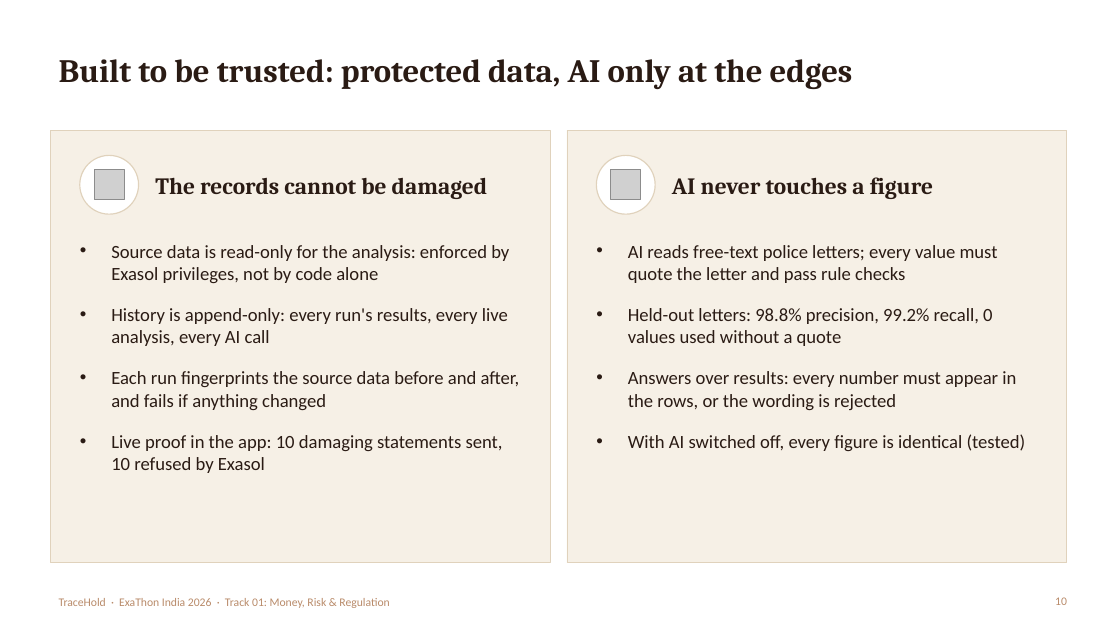
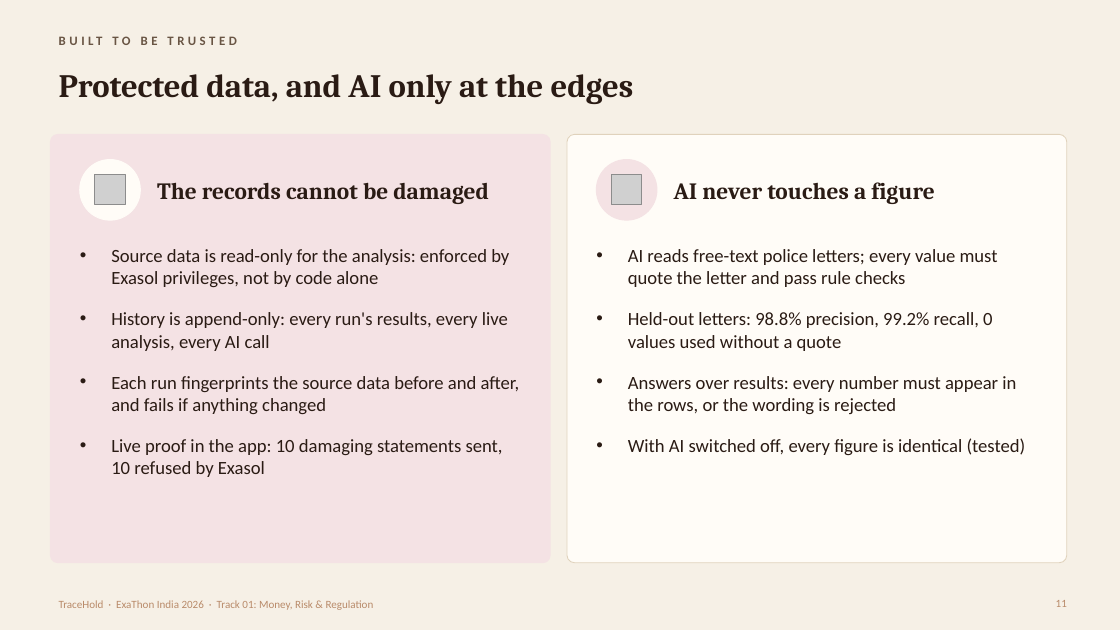
Before and after one commit to lisamehta0791/TraceHold, a slide deck: slide 11 of docs/TraceHold-Pitch-Deck.pptx (slide 10 before the commit). Drawn at 1120x630 pixels with LibreOffice and Linux fonts; fonts in the diff are those of the drawing; grey boxes stand for pictures. Boxes give left, top, right and bottom in pixels: in the first picture for what was removed or moved away, otherwise in the second. Text is boxed around its words. In the diff, an @@ line names an element or a change of style, - is before the commit and + after.

```diff
--- a/docs/TraceHold-Pitch-Deck.pptx
+++ b/docs/TraceHold-Pitch-Deck.pptx
@@ background #FFFFFF to #F6F0E6 @@
@@ text added at (x1=112, y1=36, x2=388, y2=199), 11 pt, text #695544, bold @@
+BUILT TO BE TRUSTED
@@ title at (x1=59, y1=74, x2=634, y2=104): text changed @@
-Built to be trusted: protected data, AI only at the edges
+Protected data, and AI only at the edges
@@ rectangle removed at (x1=50, y1=130, x2=550, y2=563) @@
@@ rounded rectangle added at (x1=50, y1=134, x2=550, y2=563), fill #F4E2E4, outline #F4E2E4 0.75 pt @@
@@ rectangle removed at (x1=567, y1=130, x2=1067, y2=563) @@
@@ rounded rectangle added at (x1=567, y1=134, x2=1067, y2=563), fill #FFFCF7, outline #E0D2BC 0.75 pt @@
@@ 4 texts, 2 pictures, 2 ellipses moved together from (x1=80, y1=155, x2=1026, y2=473) to (x1=80, y1=160, x2=1026, y2=477) @@
@@ ellipse at (x1=80, y1=160, x2=140, y2=220): fill #FFFFFF to #FFFCF7; outline #E0D2BC 1 pt to #FFFCF7 1 pt @@
@@ ellipse at (x1=597, y1=160, x2=657, y2=220): fill #FFFFFF to #F4E2E4; outline #E0D2BC 1 pt to #F4E2E4 1 pt @@
@@ text "TraceHold · ExaThon India 2026 ..." at (x1=59, y1=600, x2=374, y2=610): size 10 to 9.5 pt @@
@@ page number removed at (x1=1055, y1=597, x2=1067, y2=605) @@
-10
@@ page number added at (x1=1056, y1=600, x2=1067, y2=607), 9.5 pt, text #B98B6A @@
+11
```
Also in this commit, not shown: 15 other slides changed, 2 slides added, 7 other files.
